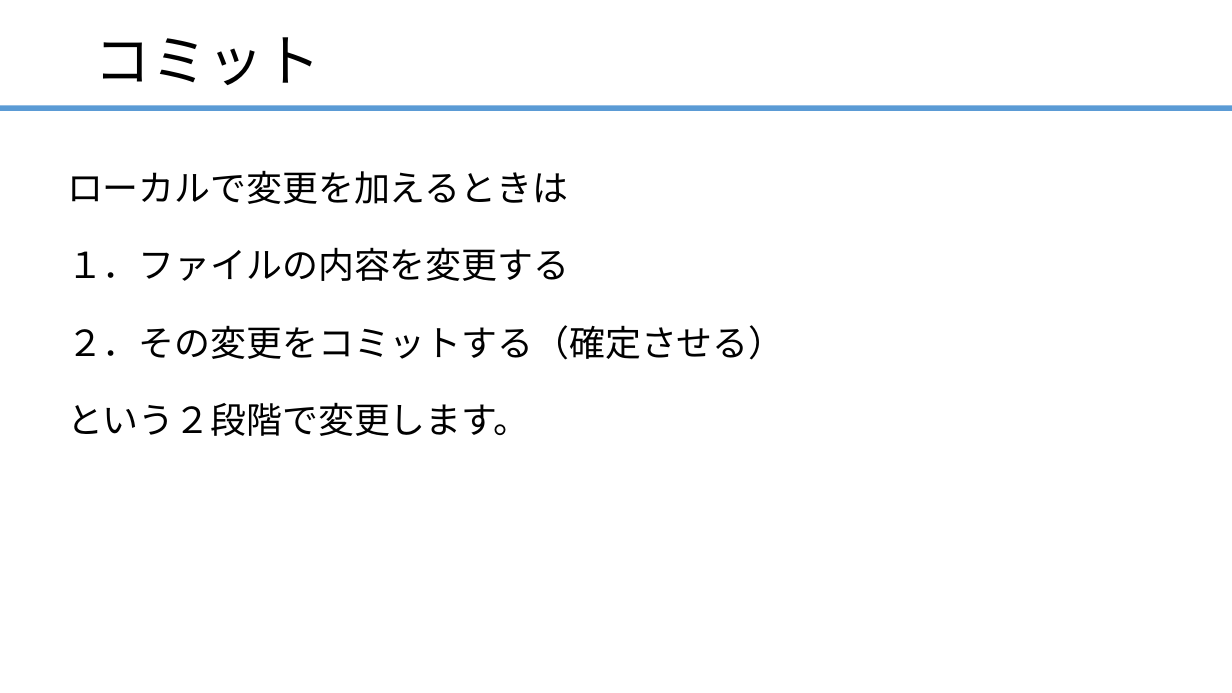
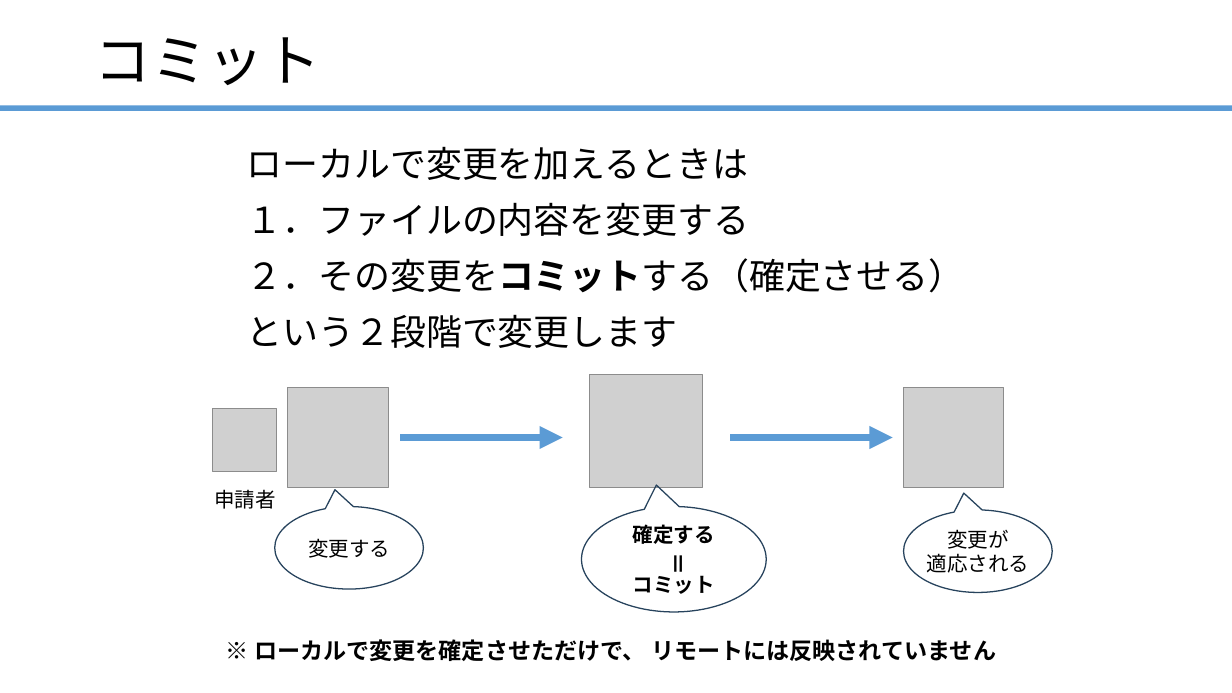
Before and after one commit to ainsAins/git4beginners, a slide deck: slide 14 of ハンズオン_Git入門.pptx. Drawn at 1232x693 pixels with LibreOffice and Linux fonts; fonts in the diff are those of the drawing; grey boxes stand for pictures. Boxes give left, top, right and bottom in pixels: in the first picture for what was removed or moved away, otherwise in the second. Text is boxed around its words. In the diff, an @@ line names an element or a change of style, - is before the commit and + after.

Commit message:
ファイルの内容を変更

```diff
--- a/ハンズオン_Git入門.pptx
+++ b/ハンズオン_Git入門.pptx
@@ text "ローカルで変更を加えるときは": place and size @@
-text "ローカルで変更を加えるときは" at box(67, 170, 785, 436)
+text "ローカルで変更を加えるときは" at box(247, 146, 965, 348)
@@ text at box(247, 146, 965, 293): bold on in "２．その変更をコミットする（確定させる）"; line spacing 1.5 to 1 @@
@@ text at box(247, 314, 678, 348): text changed @@
-という２段階で変更します。
+という２段階で変更します
@@ group added at box(213, 375, 1053, 612): 4 pictures, 3 speech bubbles, 2 arrows, 2 texts @@
+申請者
+変更する
+変更が
+適応される
+確定する
+コミット
+＝
@@ text added at box(254, 639, 996, 661), 18 pt, text #000000, bold @@
+※ ローカルで変更を確定させただけで、 リモートには反映されていません
```
Also in this commit, not shown: 12 other slides changed, 3 slides added, 3 slides removed, 1 other file.
